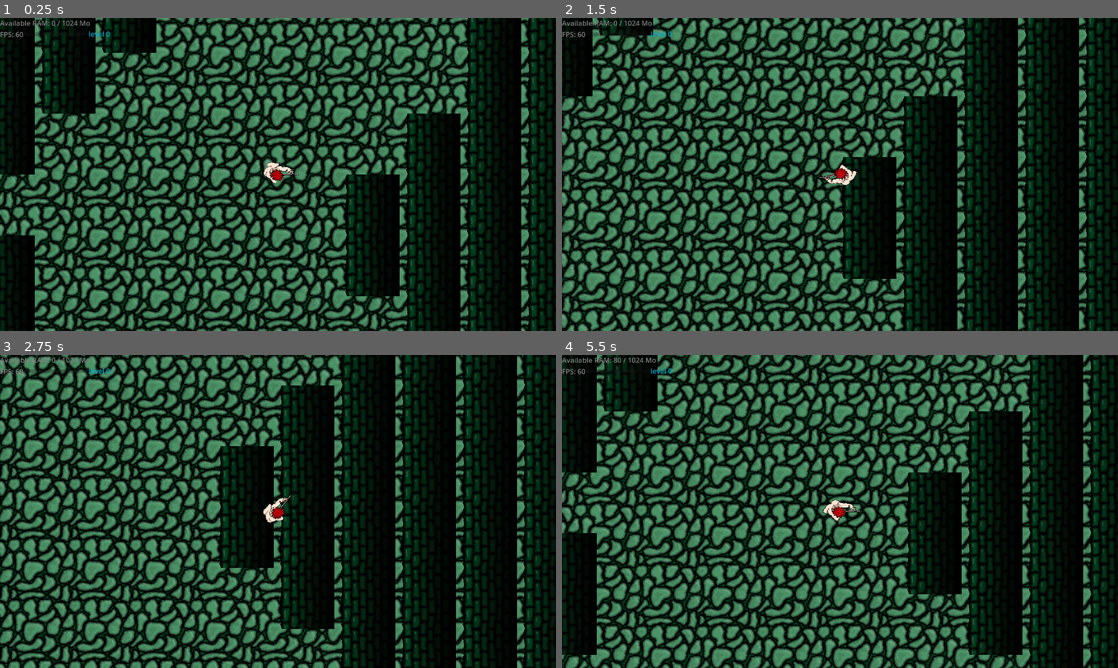
Above: before the commit, frames 1-4 (two rows, left to right).
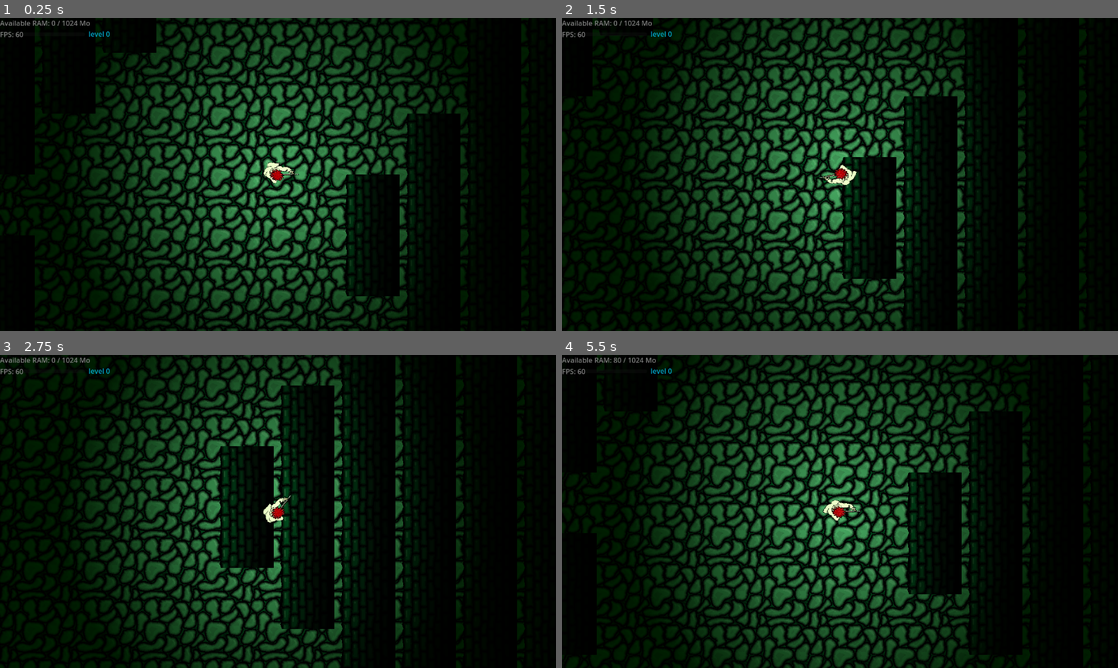
Above: after the commit, the same moments.

Repository: QKrempp/Saving-Private-RAM
Game: Godot game, scene res://Main.tscn
The game is run twice, just before and just after one commit, with the same random seed, the same clock (stepped at 60 frames per second) and the same inputs. Sound files missing from this copy of the repository are replaced by a short silence.
Inputs (mouse positions are in pixels of both pictures, inside the frame that each line leads up to):
- Up to frame 1 (0.25 s): no input
- Up to frame 2 (1.5 s): tap Enter at 0.5 s; move the mouse to (962, 158) at 0.52 s; hold Right (ui_right) 0.53-1.28 s; move the mouse to (728, 190) at 1.27 s; hold Down (ui_down) from 1.28 s (still down)
- Up to frame 3 (2.75 s): move the mouse to (333, 442) at 2.02 s; release Down (ui_down) at 2.03 s; hold Right (ui_right) from 2.03 s (still down)
- Up to frame 4 (5.5 s): move the mouse to (812, 574) at 2.77 s; release Right (ui_right) at 2.78 s; hold Up (ui_up) 2.78-3.53 s; move the mouse to (1006, 558) at 3.52 s; hold Left (ui_left) 3.53-5.03 s; move the mouse to (673, 464) at 4.27 s; move the mouse to (867, 511) at 5.02 s; hold Down (ui_down) from 5.03 s (still down)

The runs differ from the first frame. In frame 1, 41% of the frame differs, in the area x 0-100%, y 0-100%; in frame 2, 41%; in frame 3, 39%; in frame 4, 42%.

Commit message:
fix: Level bar (again)

Diff:
--- a/Bullet.tscn
+++ b/Bullet.tscn
@@ -1,10 +1,19 @@
-[gd_scene load_steps=4 format=3 uid="uid://b6as2s7154j7v"]
+[gd_scene load_steps=6 format=3 uid="uid://b6as2s7154j7v"]
 
 [ext_resource type="Script" uid="uid://bbj6nkigwnlsj" path="res://bullet.gd" id="1_4s4u5"]
 [ext_resource type="Texture2D" uid="uid://303rnysq0rvw" path="res://Art/Weapons/Bullet.png" id="1_ayd6b"]
 
 [sub_resource type="RectangleShape2D" id="RectangleShape2D_4s4u5"]
 size = Vector2(6, 2)
+
+[sub_resource type="Gradient" id="Gradient_4s4u5"]
+colors = PackedColorArray(1, 1, 1, 1, 0, 0, 0, 1)
+
+[sub_resource type="GradientTexture2D" id="GradientTexture2D_7281b"]
+gradient = SubResource("Gradient_4s4u5")
+fill = 1
+fill_from = Vector2(0.5, 0.5)
+fill_to = Vector2(0.5, 0)
 
 [node name="Bullet" type="CharacterBody2D" groups=["bullets"]]
 collision_layer = 2
@@ -20,4 +29,12 @@
 
 [node name="VisibleOnScreenNotifier2D" type="VisibleOnScreenNotifier2D" parent="."]
 
+[node name="Bullet light" type="PointLight2D" parent="."]
+z_index = 1
+position = Vector2(8, -9.53674e-07)
+scale = Vector2(0.65625, 0.59375)
+color = Color(1, 1, 0.690196, 1)
+energy = 3.0
+texture = SubResource("GradientTexture2D_7281b")
+
 [connection signal="screen_exited" from="VisibleOnScreenNotifier2D" to="." method="_on_visible_on_screen_notifier_2d_screen_exited"]
--- a/Main.tscn
+++ b/Main.tscn
@@ -52,6 +52,7 @@
 
 [sub_resource type="TileSet" id="TileSet_bg4s2"]
 tile_size = Vector2i(140, 140)
+occlusion_layer_0/light_mask = 1
 sources/0 = SubResource("TileSetAtlasSource_c6i3y")
 sources/1 = SubResource("TileSetAtlasSource_c2ibq")
 sources/2 = SubResource("TileSetAtlasSource_j4qnp")
@@ -371,3 +372,7 @@
 autoplay = true
 
 [node name="LevelUpUi" parent="." instance=ExtResource("8_trn2v")]
+
+[node name="DirectionalLight2D" type="DirectionalLight2D" parent="."]
+color = Color(1, 0.797168, 0.986903, 1)
+blend_mode = 1
--- a/Player.tscn
+++ b/Player.tscn
@@ -87,6 +87,17 @@
 "speed": 11.0
 }]
 
+[sub_resource type="Gradient" id="Gradient_r3kul"]
+colors = PackedColorArray(1, 1, 1, 1, 0, 0, 0, 1)
+
+[sub_resource type="GradientTexture2D" id="GradientTexture2D_jatw7"]
+gradient = SubResource("Gradient_r3kul")
+width = 1000
+height = 1000
+fill = 1
+fill_from = Vector2(0.5, 0.5)
+fill_to = Vector2(0.5, 0)
+
 [node name="Player" type="CharacterBody2D" groups=["player"]]
 z_index = 1
 motion_mode = 1
@@ -99,6 +110,7 @@
 shape = SubResource("CircleShape2D_kpjcp")
 
 [node name="AnimatedSprite2D_Weapon1" type="AnimatedSprite2D" parent="."]
+z_index = 1
 position = Vector2(41, 0)
 rotation = 2.35619
 scale = Vector2(0.5, 0.5)
@@ -106,6 +118,7 @@
 animation = &"Idle"
 
 [node name="AnimatedSprite2D_Character" type="AnimatedSprite2D" parent="."]
+z_index = 1
 rotation = 2.35619
 scale = Vector2(0.5, 0.5)
 sprite_frames = SubResource("SpriteFrames_cgsek")
@@ -124,3 +137,6 @@
 stream = ExtResource("4_cxr5p")
 max_polyphony = 2
 parameters/looping = true
+
+[node name="PointLight2D" type="PointLight2D" parent="."]
+texture = SubResource("GradientTexture2D_jatw7")
--- a/RAM.gd
+++ b/RAM.gd
@@ -21,7 +21,7 @@
 func refresh_ram_counter() -> void:
 	var ram_pct: float = float(used_ram) / float(total_ram)
 	if ram_pct > ram_threshold_warning:
-		fps = int(60.0 * (1.0 - ram_pct) / (1.0 - ram_threshold_warning))
+		fps = 10 + int(50.0 * (1.0 - ram_pct) / (1.0 - ram_threshold_warning))
 		add_theme_color_override("font_color", Color.RED)
 	else:
 		fps = 60
--- a/enemy.gd
+++ b/enemy.gd
@@ -38,7 +38,7 @@
 	inst.start(global_position, bullet.rotation)
 	get_tree().current_scene.add_child(inst)
 	if health <= 0:
-		#entity_destroyed.emit()
+		entity_destroyed.emit()
 		queue_free()
 
 
@@ -54,9 +54,7 @@
 
 
 func _on_wander_timeout() -> void:
-	print("Time is up!")
 	if not target:
-		print("No target yet")
 		var angle = randf_range(0, 2 * PI)
 		velocity = SPEED * Vector2.from_angle(angle)
 		rotation = angle
--- a/grid_manager.gd
+++ b/grid_manager.gd
@@ -1,6 +1,8 @@
 class_name GridManager extends Node
 
 const SPAWNER: PackedScene = preload("res://EnemySpawner.tscn")
+
+@onready var _main_room : Node2D = $/root/Room
 
 @export var width: int = 30
 @export var height: int = 50
@@ -33,6 +35,7 @@
 		var spawner = SPAWNER.instantiate()
 		var pos = _region_center(region)
 		spawner.global_position = Vector2(pos.x * TILE_SIZE, pos.y * TILE_SIZE)
+		spawner.enemy_spawned.connect(_main_room._on_enemy_spawned.bind())
 		get_tree().current_scene.add_child(spawner)
 
 func random_pos() -> Vector2:
Not shown: 1 places in Player.tscn that only renumber resources
